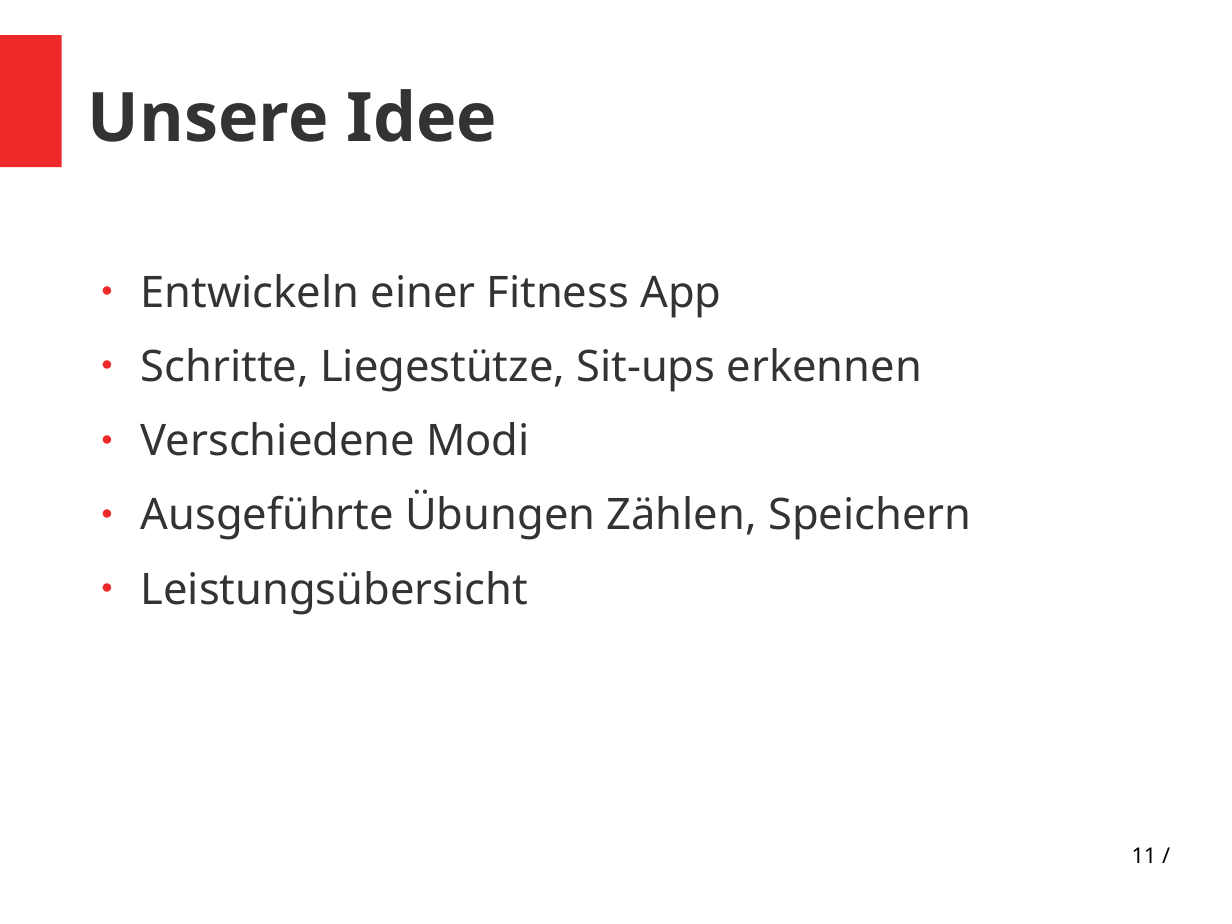
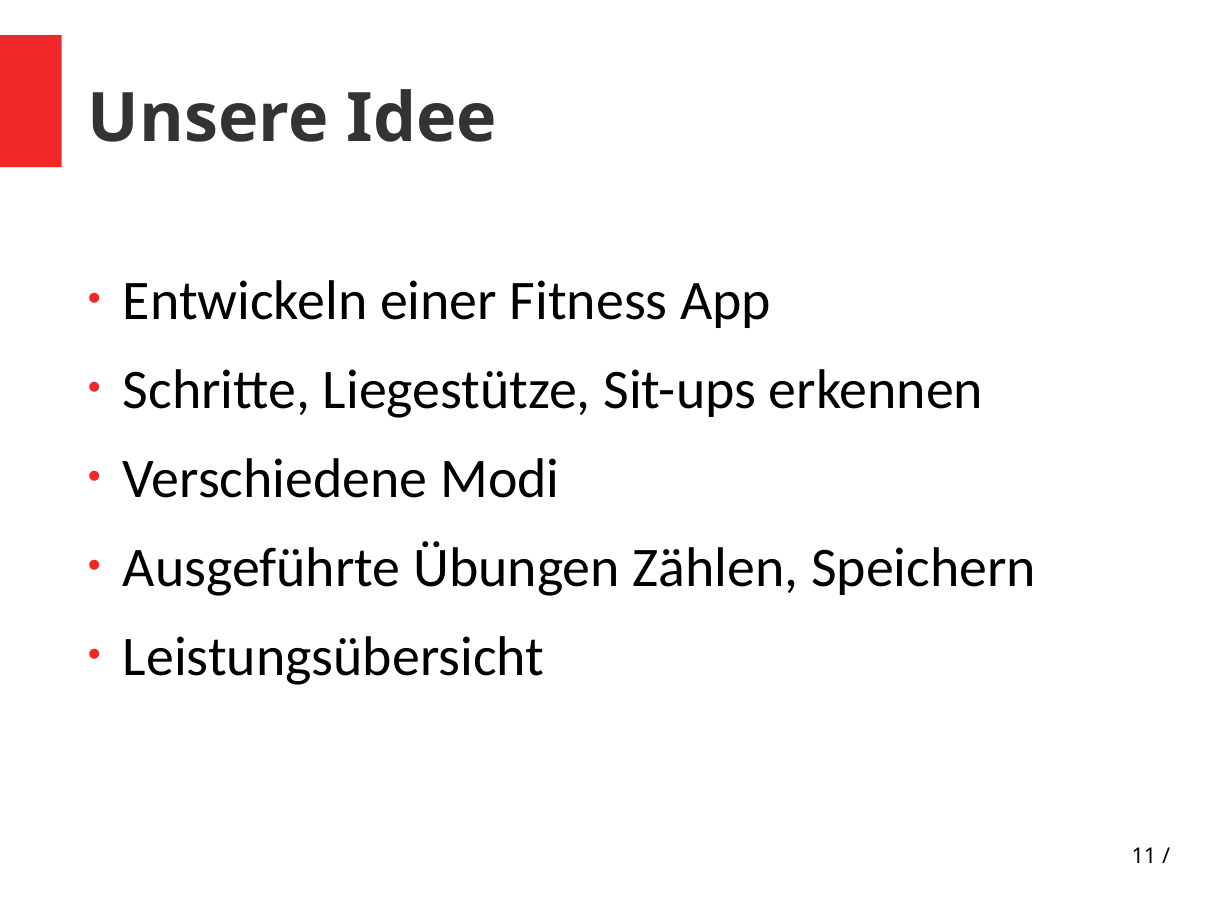
Before and after one commit to vlle1/dokumente-earablesKIT, a slide deck: slide 11 of Abschlusspräsi/Abschlusspräsi.odp. Drawn at 1232x924 pixels with LibreOffice and Linux fonts; fonts in the diff are those of the drawing. Boxes give left, top, right and bottom in pixels: in the first picture for what was removed or moved away, otherwise in the second. Text is boxed around its words. In the diff, an @@ line names an element or a change of style, - is before the commit and + after.

```diff
--- a/Abschlusspräsi/Abschlusspräsi.odp
+++ b/Abschlusspräsi/Abschlusspräsi.odp
@@ text "Entwickeln einer Fitness App" at (123,280,1036,685): size 28 to 36 pt, font Noto Sans to Calibri, text colour #333333 to #000000; bullet ● to • @@
```
Also in this commit, not shown: 2 other slides changed.
